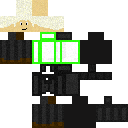
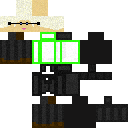
Comparing the layer stacks of the two 128 × 128 images. Changes:
painted on "skin.png" over 8, 20, 40, 30